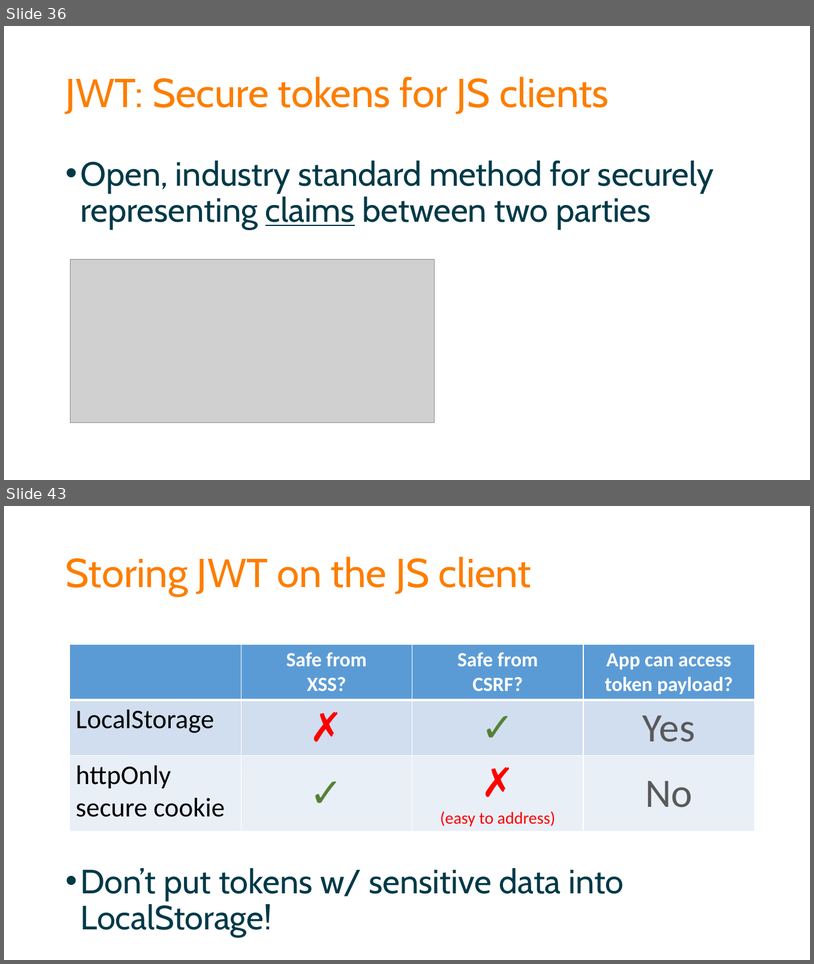
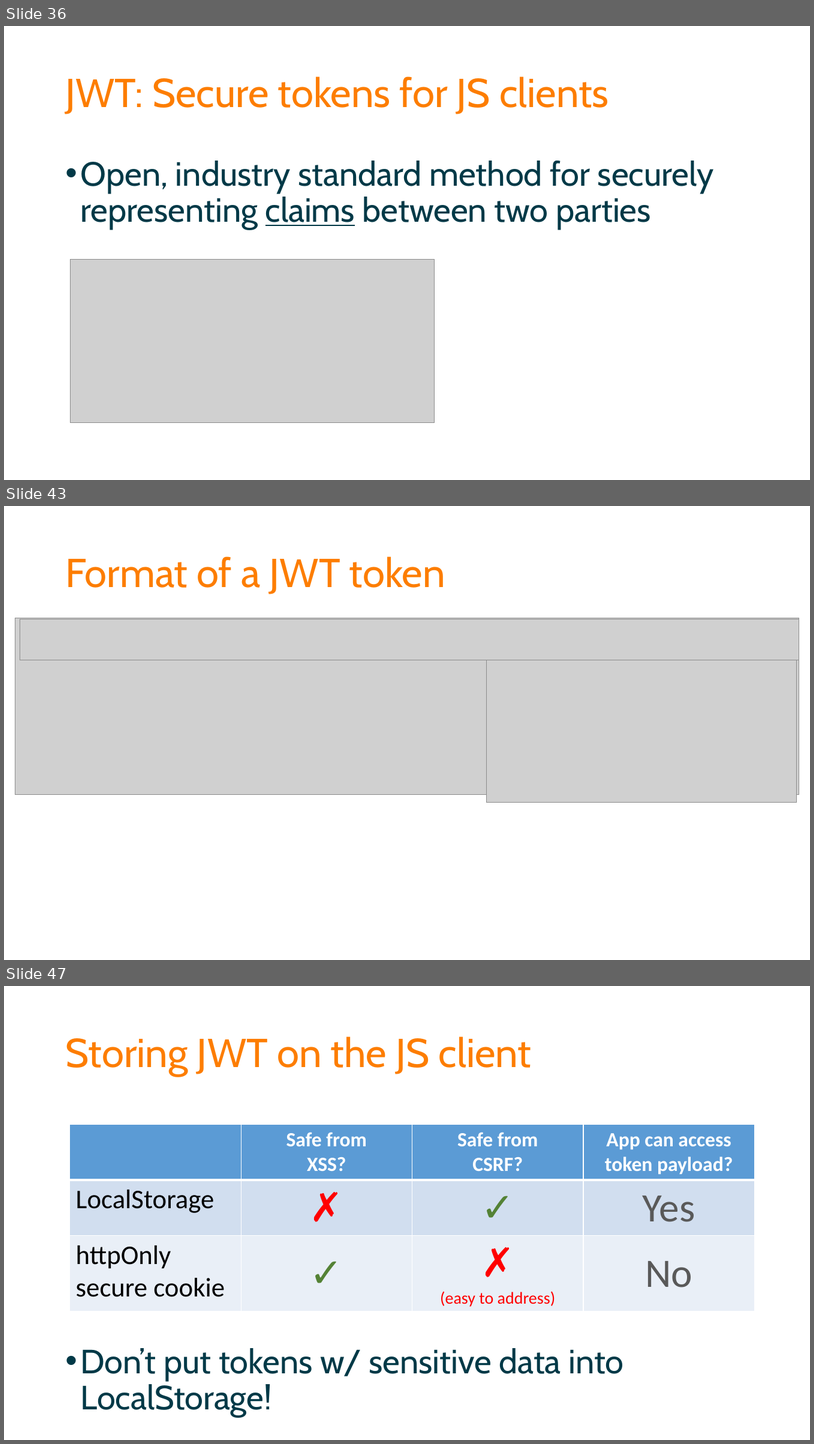
Before and after one commit to spetryjohnson/Securing-Your-API-Endpoints, a slide deck: Securing Your API Endpoints.pptx. Shown one above the other, each under a label of ours: slides 36 and 43 before the commit, slides 36, 43 and 47 after it; the slides between them are not shown. The pictures are 814x964 and 814x1444 pixels, drawn with LibreOffice and Linux fonts; fonts in the diff are those of the drawing; grey boxes stand for pictures. Boxes give left, top, right and bottom in pixels: in the first picture for what was removed or moved away, otherwise in the second. Text is boxed around its words. In the diff, an @@ line names an element or a change of style, - is before the commit and + after.

```diff
--- a/Securing Your API Endpoints.pptx
+++ b/Securing Your API Endpoints.pptx
@@ slide 43 added at <box>4,506,810,960</box>, background #FFFFFF @@
@@ title added at <box>65,556,446,594</box>, 48 pt, text #FD7D00 @@
+Format of a JWT token
@@ picture added at <box>15,618,800,795</box> @@
@@ picture added at <box>20,619,800,660</box> @@
@@ picture added at <box>487,660,797,802</box> @@
@@ what was slide 43 is now slide 47 @@
```
Also in this commit, not shown: 6 slides changed, 3 other slides added, 3 other files.
